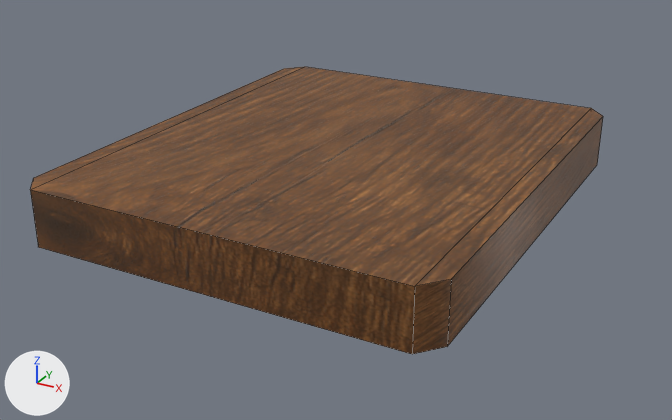
The FBX model Assets/Models/Bedroom_Stuffs/Armour_Stand.fbx, before and after one commit.
The view is the same before and after, from a 50 mm lens placed at (0.627, -1.164, 0.556), pointed at (0.001, -0.027, -0.013). Every picture has the same lights, and +X, +Y and +Z are marked at lower left. The first picture is the older version. Mesh edges are drawn as thin lines. Where no turn or scale is listed for an object, it has been applied to the vertices.

In view in the first picture: 'Armour_Stand'.
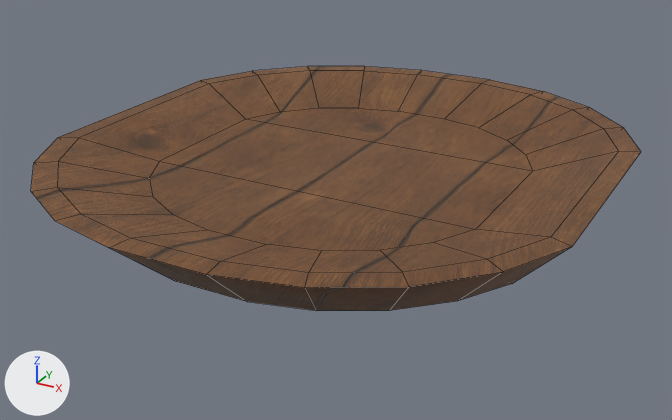
The change in detail:
me_armour_stand_001 is used by ob_armour_stand; location (0.0, 0.0, 0.0).
me_armour_stand_001 had 16 vertices, 14 faces and spanned x -0.306..0.306, y -0.357..0.357, z 0.0..0.085.
me_armour_stand_001 now has 80 vertices, 66 faces and spans x -0.398..0.398, y -0.442..0.442, z 0.0..0.085.
me_armour_stand_001 part 1: the whole mesh is rebuilt.

Location of each change, [x1, y1, x2, y2] in pixels of the pictures (672 x 420 px):
'Armour_Stand', reshaped (6% wider, 15% shorter): before [30, 67, 603, 354]; after [31, 66, 641, 311]
